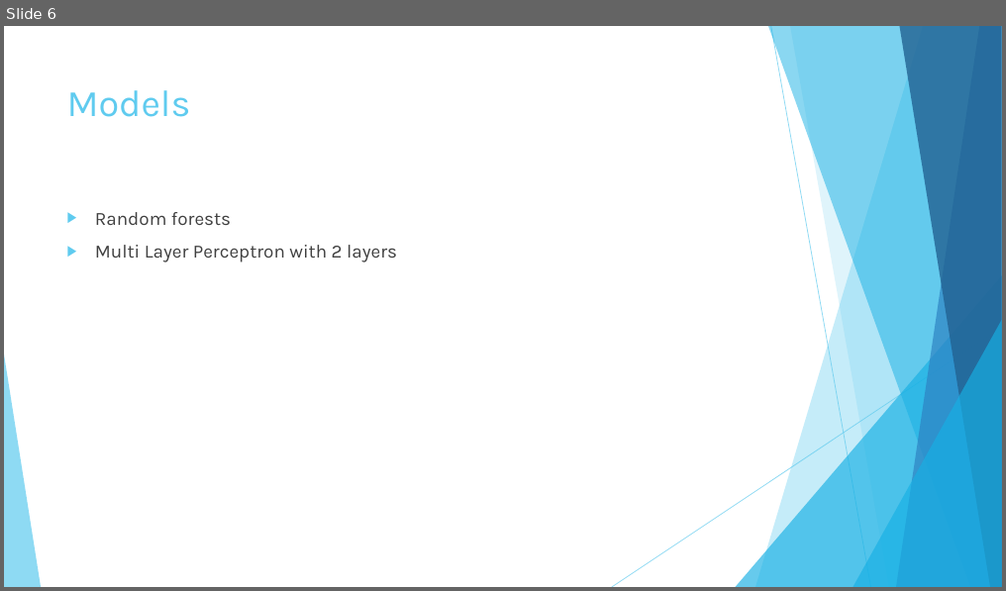
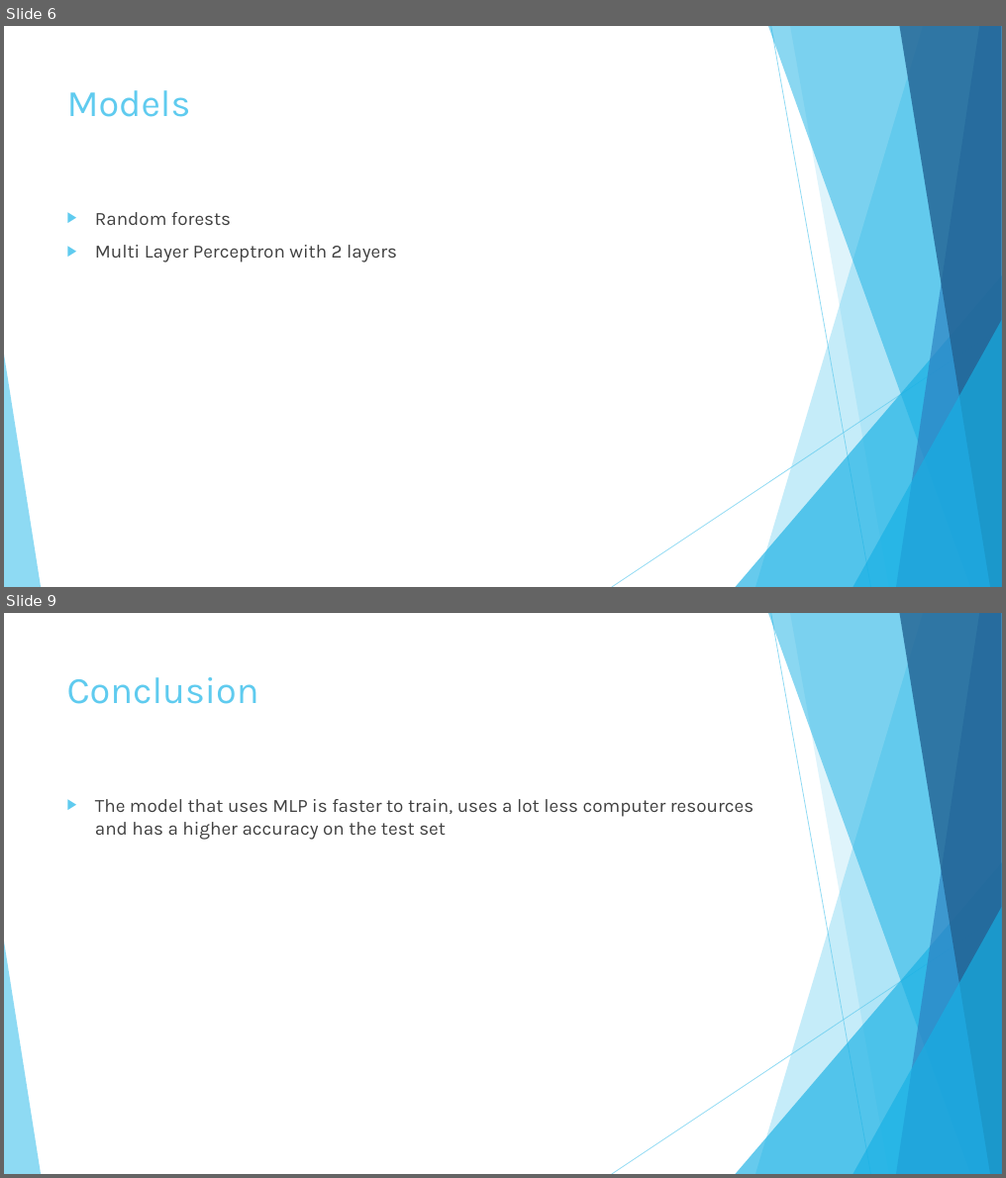
Before and after one commit to andreistirb/textmining, a slide deck: text_classification.pptx. Shown one above the other, each under a label of ours: slide 6 before the commit, slides 6 and 9 after it; the slides between them are not shown. The pictures are 1006x591 and 1006x1178 pixels, drawn with LibreOffice and Linux fonts; fonts in the diff are those of the drawing. Boxes give left, top, right and bottom in pixels: in the first picture for what was removed or moved away, otherwise in the second. Text is boxed around its words. In the diff, an @@ line names an element or a change of style, - is before the commit and + after.

```diff
--- a/text_classification.pptx
+++ b/text_classification.pptx
@@ slide 9 added at (x1=4, y1=613, x2=1002, y2=1174), background #FFFFFF; not listed: 10 template elements that a slide beside it also shows @@
@@ title added at (x1=67, y1=677, x2=259, y2=704), 36 pt, text #5FCBEF @@
+Conclusion
@@ text added at (x1=95, y1=799, x2=753, y2=840), 18 pt, text #404040 @@
+▶ The model that uses MLP is faster to train, uses a lot less computer resources and has a higher accuracy on the test set
```
Also in this commit, not shown: 2 slides changed, 1 other slide added, 4 other files.
